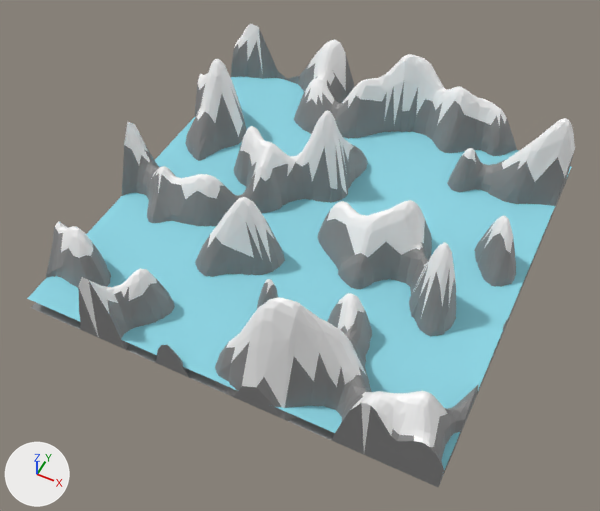
The FBX model Assets/Resources/PhotonPrefabs/TMPBlender/Levels/MountainLevel.fbx: old version first, new version second.
The view is the same before and after, from a 50 mm lens placed at (44.4, -96.8, 111.4), pointed at (0.6, -9.0, 1.6). Lighting does not change. The marker at lower left points along +X, +Y and +Z. Where no turn or scale is listed for an object, it has been applied to the vertices. Vertices at the same position are counted once.

Names of what the first picture shows: 'Mountains', 'Water'.
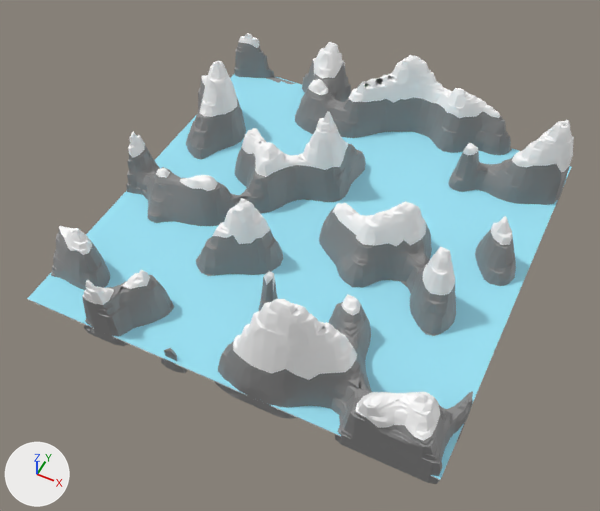
Location of each change, [x1, y1, x2, y2] in pixels of the pictures (600 x 511 px):
'Mountains', reshaped: before [31, 23, 575, 487]; after [51, 33, 574, 484]
'Water', recoloured, surface changed: [27, 73, 571, 479] in both
'Plane.001', added: after [28, 174, 569, 480]
part 1 of me_plane_006, added: after [196, 198, 283, 276]
part 2 of me_plane_006, added: after [82, 270, 174, 346]
part 3 of me_plane_006, added: after [51, 226, 110, 290]
part 4 of me_plane_006, added: after [475, 216, 516, 286]
part 5 of me_plane_006, added: after [259, 271, 278, 311]
part 6 of me_plane_006, added: after [161, 348, 187, 373]
part 7 of me_plane_006, built on: before [31, 23, 575, 487]; after [126, 33, 574, 484]

Diff of the bpy script that builds the scene:
```diff
--- a/Assets/Resources/PhotonPrefabs/TMPBlender/Levels/MountainLevel.fbx.py
+++ b/Assets/Resources/PhotonPrefabs/TMPBlender/Levels/MountainLevel.fbx.py
@@ mat_water @@
 mat_water.roughness = 1.0
+mat_water.emission_color = (0.0548, 0.0829, 0.115)  # dark blue #42515f
+mat_water.emission_strength = 1.0
@@ me_plane_006 @@
 # used by ob_mountains; location = (0.0, 0.0, 0.0)
-me_plane_006.from_pydata(...)  # 2786 vertices, 4429 faces; spans x -37.5..37.5, y -37.5..37.5, z -2.7..20.9
+me_plane_006.from_pydata(...)  # 11220 vertices, 20214 faces; spans x -37.5..37.5, y -37.5..37.6, z -2.6..20.4
+# me_plane_006 part 1: a new loose piece of 469 vertices spanning x -16.5..-1.1, y -19.9..-7.2, z -2.6..14.5
+# me_plane_006 part 2: a new loose piece of 448 vertices spanning x -26.8..-13.2, y -37.5..-25.5, z -2.6..12.0
+# me_plane_006 part 3: a new loose piece of 382 vertices spanning x -37.5..-26.4, y -32.5..-22.0, z -2.6..10.9
+# me_plane_006 part 4: a new loose piece of 303 vertices spanning x 27.1..36.8, y 0.6..11.2, z -2.6..11.1
+# me_plane_006 part 5: a new loose piece of 126 vertices spanning x -2.4..3.4, y -23.7..-18.4, z -2.6..10.0
+# me_plane_006 part 6: a new loose piece of 50 vertices spanning x -11.2..-6.3, y -37.5..-35.8, z -2.6..2.6, in mat_mountain (grey #8d8d8d)
+# me_plane_006 part 7: 2 vertices moved within x 22.3..22.9, y 23.1..36.5, z 2.8..6.1; 2778 vertices removed from x -37.5..37.5, y -37.5..37.5, z -2.7..20.9; 9434 vertices added at x -37.5..37.5, y -37.5..37.6, z -2.6..20.4
 me_plane_006.materials.append(mat_mountain)
@@ me_plane_001 @@
+me_plane_001.from_pydata([(-37.5, -37.5, 0.0), (37.5, -37.5, 0.0), (-37.5, 37.5, 0.0), (37.5, 37.5, 0.0)], [], [(0, 1, 3, 2)])
@@ ob_plane_001 @@
+ob_plane_001 = bpy.data.objects.new('Plane.001', me_plane_001)
+ob_plane_001.location = (0.0, 0.0, -0.3)
```
